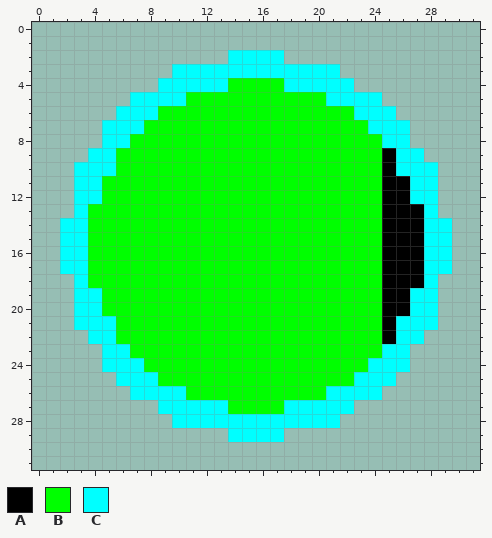
A pixel-art sprite gets an edit: Fronar.gmx/sprites/images/spr_char_1.png. The picture above is the old version.
The file is 32x32 pixels. Pixels under 10% opacity are left out.
Palette (. is transparent): A #000000  B #00ff00  C #00ffff
Pixels before, first column x 2:
 2 ............CCCC............
 3 ........CCCCCCCCCCCC........
 4 .......CCCCCBBBBCCCCC.......
 5 .....CCCCBBBBBBBBBBCCCC.....
 6 ....CCCBBBBBBBBBBBBBBCCC....
 7 ...CCCBBBBBBBBBBBBBBBBCCC...
 8 ...CCBBBBBBBBBBBBBBBBBBCC...
 9 ..CCBBBBBBBBBBBBBBBBBBBACC..
10 .CCCBBBBBBBBBBBBBBBBBBBACCC.
11 .CCBBBBBBBBBBBBBBBBBBBBAACC.
12 .CCBBBBBBBBBBBBBBBBBBBBAACC.
13 .CBBBBBBBBBBBBBBBBBBBBBAAAC.
14 CCBBBBBBBBBBBBBBBBBBBBBAAACC
15 CCBBBBBBBBBBBBBBBBBBBBBAAACC
16 CCBBBBBBBBBBBBBBBBBBBBBAAACC
17 CCBBBBBBBBBBBBBBBBBBBBBAAACC
18 .CBBBBBBBBBBBBBBBBBBBBBAAAC.
19 .CCBBBBBBBBBBBBBBBBBBBBAACC.
20 .CCBBBBBBBBBBBBBBBBBBBBAACC.
21 .CCCBBBBBBBBBBBBBBBBBBBACCC.
22 ..CCBBBBBBBBBBBBBBBBBBBACC..
23 ...CCBBBBBBBBBBBBBBBBBBCC...
24 ...CCCBBBBBBBBBBBBBBBBCCC...
25 ....CCCBBBBBBBBBBBBBBCCC....
26 .....CCCCBBBBBBBBBBCCCC.....
27 .......CCCCCBBBBCCCCC.......
28 ........CCCCCCCCCCCC........
29 ............CCCC............
The result:
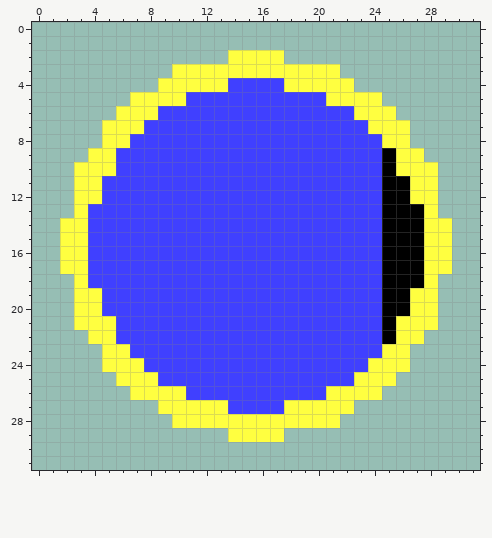
Change:
{"colour":"B","old":"#00ff00","new":"#4040ff"}
{"colour":"C","old":"#00ffff","new":"#ffff40"}
{"label":"changed","picture_box":[60,50,452,442]}
